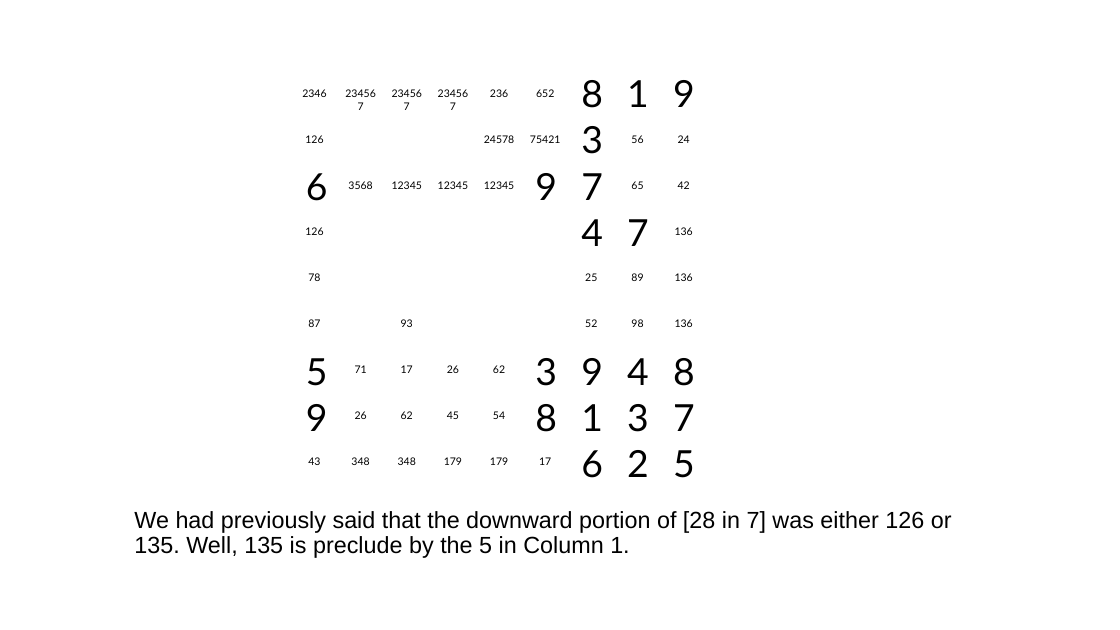
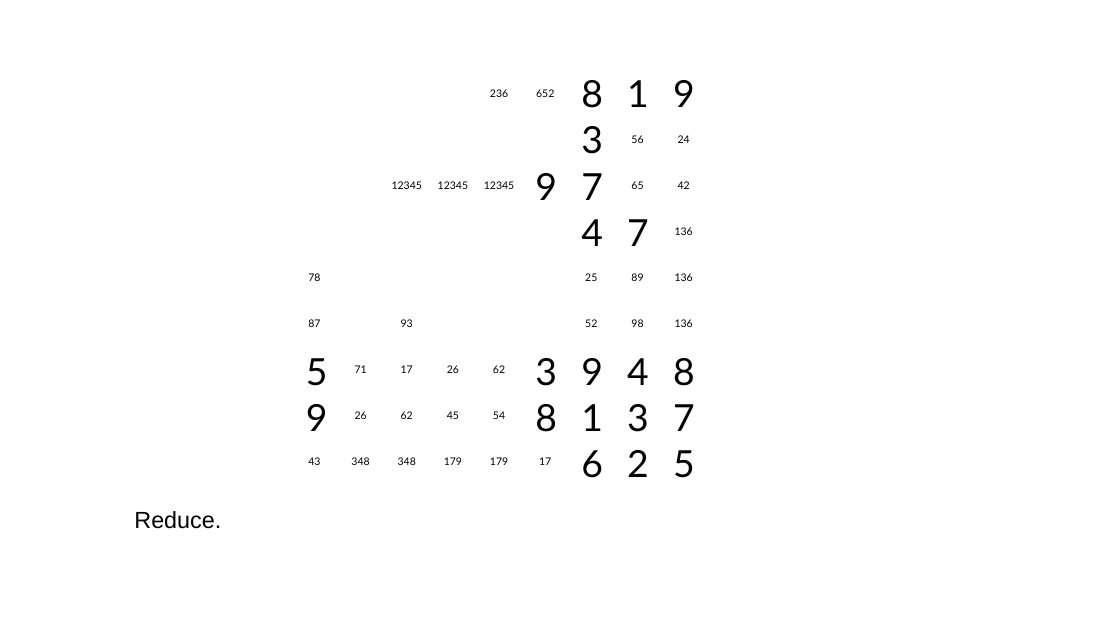
Before and after one commit to jhardis/WSJ_Number_Puzzles, a slide deck: slide 31 of 20260516_1.pptx (slide 35 before the commit). Drawn at 1120x630 pixels with LibreOffice and Linux fonts; fonts in the diff are those of the drawing; background and template pictures are left out. Boxes give left, top, right and bottom in pixels: in the first picture for what was removed or moved away, otherwise in the second. Text is boxed around its words. In the diff, an @@ line names an element or a change of style, - is before the commit and + after.

```diff
--- a/20260516_1.pptx
+++ b/20260516_1.pptx
@@ text removed at <box>302,89,326,97</box> @@
-2346
@@ text removed at <box>334,83,386,104</box> @@
-234567
@@ text removed at <box>381,83,433,104</box> @@
-234567
@@ text removed at <box>427,83,479,104</box> @@
-234567
@@ text removed at <box>305,135,323,143</box> @@
-126
@@ text removed at <box>484,135,514,143</box> @@
-24578
@@ text removed at <box>530,135,560,143</box> @@
-75421
@@ text removed at <box>306,173,328,201</box> @@
-6
@@ text removed at <box>348,181,372,189</box> @@
-3568
@@ text removed at <box>305,227,323,235</box> @@
-126
@@ text at <box>134,511,221,529</box>: text changed @@
-We had previously said that the downward portion of [28 in 7] was either 126 or 135. Well, 135 is preclude by the 5 in Column 1.
+Reduce.
```
Also in this commit, not shown: 34 other slides changed, 1 slide added, 2 slides removed.
